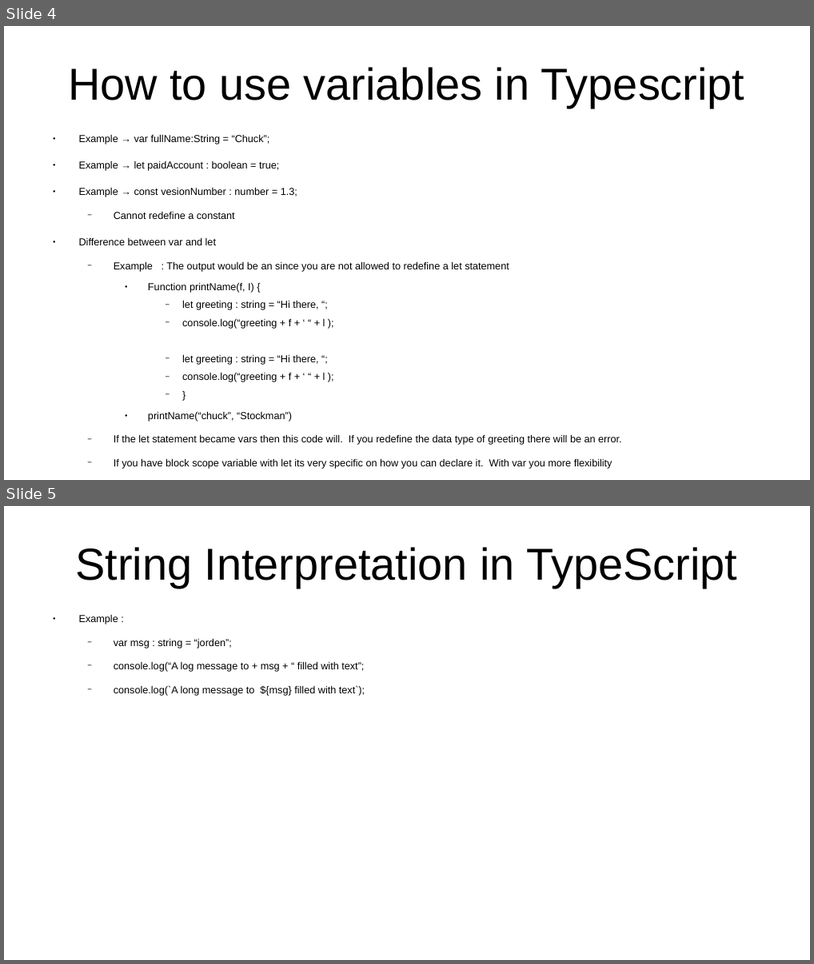
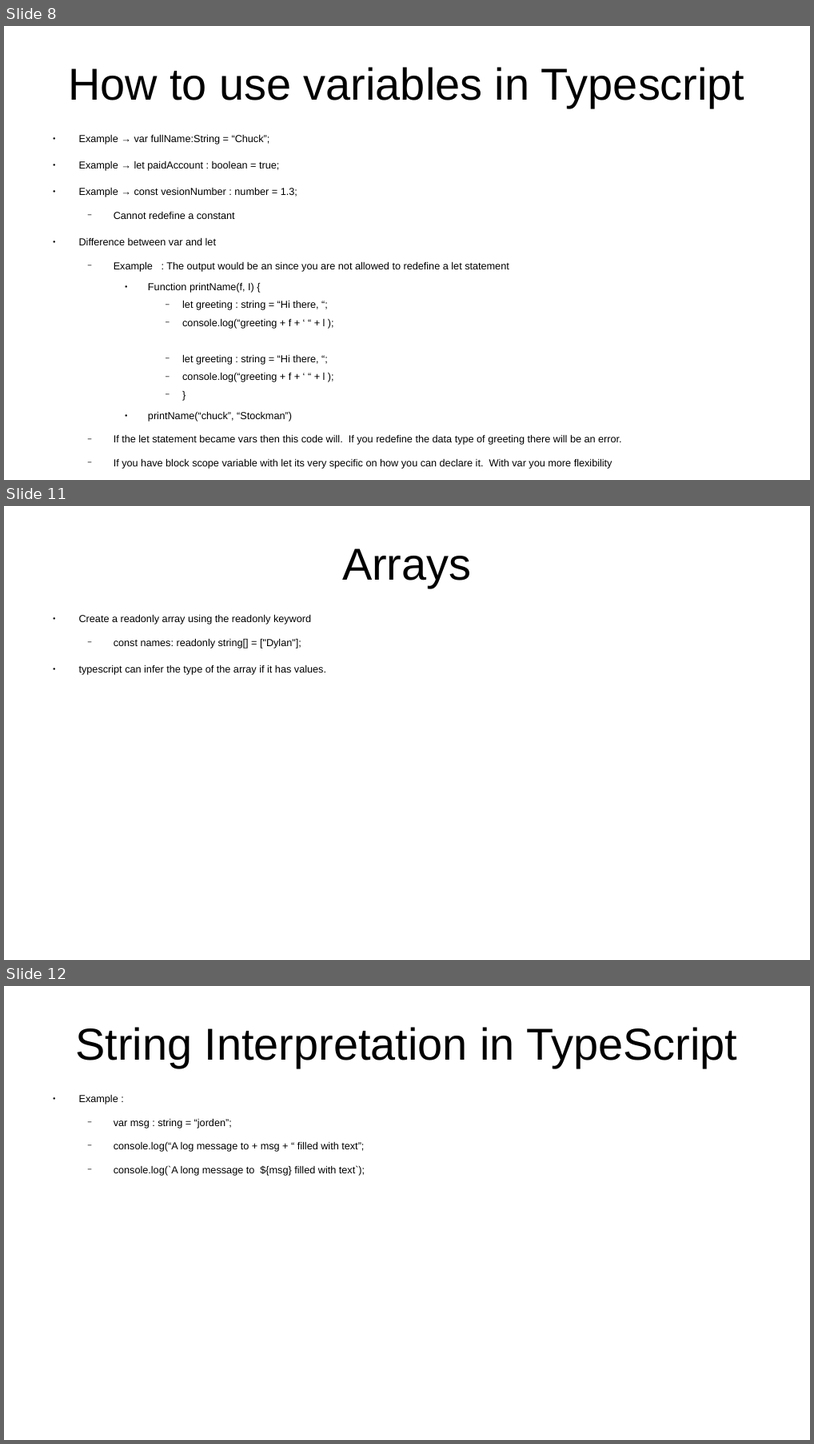
Before and after one commit to CharlesStockman/notesFromCourses, a slide deck: javascript/typescript/Introduction to Typescript Development.odp. Shown one above the other, each under a label of ours: slides 4 and 5 before the commit, slides 8, 11 and 12 after it; the slides between them are not shown. The pictures are 814x964 and 814x1444 pixels, drawn with LibreOffice and Linux fonts; fonts in the diff are those of the drawing. Boxes give left, top, right and bottom in pixels: in the first picture for what was removed or moved away, otherwise in the second. Text is boxed around its words. In the diff, an @@ line names an element or a change of style, - is before the commit and + after.

```diff
--- a/javascript/typescript/Introduction to Typescript Development.odp
+++ b/javascript/typescript/Introduction to Typescript Development.odp
@@ slide 11 added at bbox=[4, 506, 810, 960], background #FFFFFF @@
@@ title added at bbox=[342, 548, 471, 588], 44 pt, text #000000 @@
+Arrays
@@ text added at bbox=[79, 614, 326, 675], 10 pt, text #000000 @@
+● Create a readonly array using the readonly keyword
+  − const names: readonly string[] = ["Dylan"];
+● typescript can infer the type of the array if it has values.
@@ what was slide 4 is now slide 8 @@
@@ what was slide 5 is now slide 12 @@
```
Also in this commit, not shown: 7 slides changed, 7 other slides added, 14 other files.
